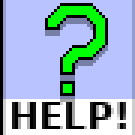
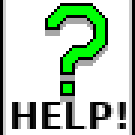
Layered file, before and after one edit (135x135). Changes by layer:
painted on "Background" over [3, 0, 135, 135]
